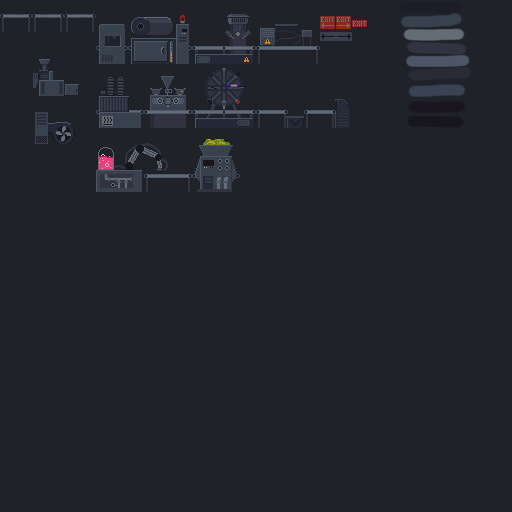
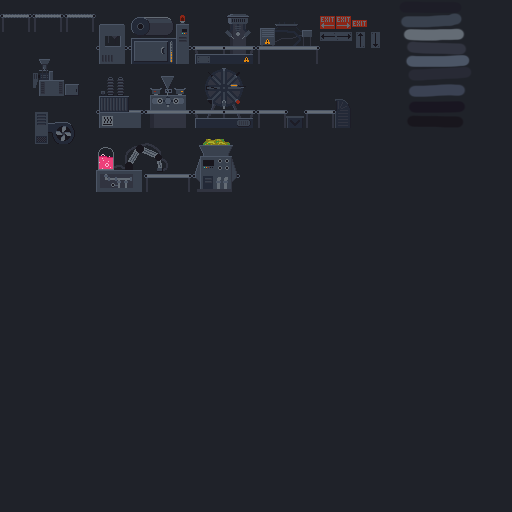
Before/after of a 512x512 layered artwork. What changed in the layer stack:
painted on "Layer 11 copy 2" over (321, 33, 335, 40)
added layer "Layer 11 copy 4" above "Layer 11 copy 3" over (371, 32, 380, 48)
added layer "Layer 11 copy 3" above "Layer 11" over (356, 32, 365, 48)
